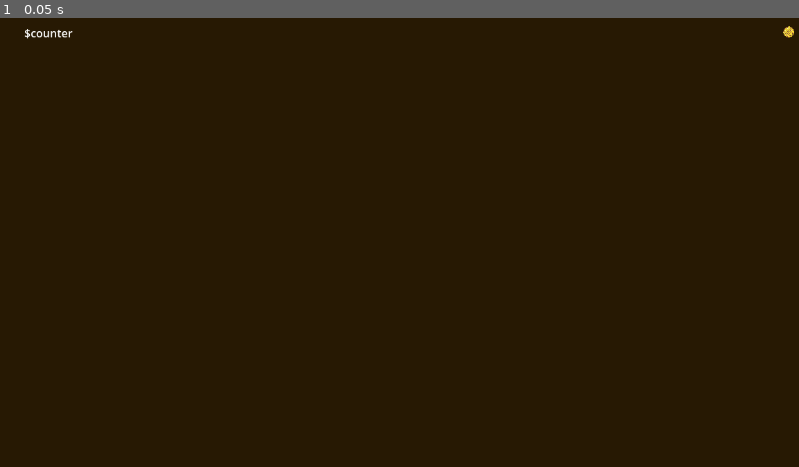
Above: before the commit, frame 1.
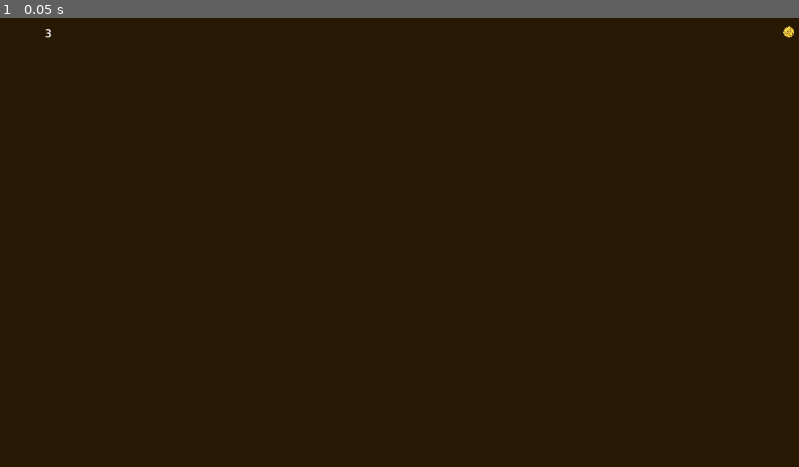
Above: after the commit, the same moment.

Repository: daedaebae/Econoverse
Game: Godot game, scene res://scenes/MAIN.tscn
Same seed, same stepped clock (60 frames per second), same inputs: the game is played once before the commit and once after it.
Inputs:
- Up to frame 1 (0.05 s): no input

The runs differ from the first frame. In frame 1, less than 0.1% of the frame differs, in the area x 3-10%, y 2-5%.
Error before the commit: Invalid assignment of property or key 'text' with value of type 'String' on a base object of type 'null instance'. (res://scripts/worldclock.gd:22)

Commit message:
replaced music, corrected scene bug

Diff:
--- a/econograph/NOTES.tscn
+++ b/econograph/NOTES.tscn
@@ -11,7 +11,7 @@
 size_flags_vertical = 6
 
 [node name="ColorRect" type="ColorRect" parent="."]
-custom_minimum_size = Vector2(4000, 4000)
+custom_minimum_size = Vector2(8000, 6000)
 layout_mode = 1
 anchors_preset = -1
 anchor_left = -0.191
--- a/econograph/scenes/MAIN.tscn
+++ b/econograph/scenes/MAIN.tscn
@@ -1,7 +1,7 @@
 [gd_scene load_steps=4 format=3 uid="uid://qdn2ymj50ymd"]
 
 [ext_resource type="Script" uid="uid://b6s6qj2wlkhdh" path="res://scripts/worldclock.gd" id="1_apk53"]
-[ext_resource type="AudioStream" uid="uid://dk84bwd8fdxvl" path="res://assets/audio/Chill in the Grove remix v1.2.mp3" id="2_08hpn"]
+[ext_resource type="AudioStream" uid="uid://dxwfy8a7tlt24" path="res://assets/audio/music/Echoes of Time.mp3" id="2_08hpn"]
 [ext_resource type="Texture2D" uid="uid://3gkx1penpm4a" path="res://assets/image/coin.png" id="3_08hpn"]
 
 [node name="Main" type="Control"]
--- a/econograph/scripts/worldclock.gd
+++ b/econograph/scripts/worldclock.gd
@@ -1,5 +1,5 @@
 extends Node
-@onready var world_clock: Label = $WorldClock
+@onready var world_clock: Label = $TimeModule/WorldClock
 
 var counter = 0
 var eventtimer = Timer.new()
Not shown, removed: econograph/assets/audio/Chill in the Grove remix v1.2.mp3.import
Not shown, added: econograph/assets/audio/music/Chill in the Grove remix v1.2.mp3.import
Not shown, added: econograph/assets/audio/music/Echoes of Time.mp3.import
Not shown, added: econograph/assets/audio/music/Chill in the Grove remix v1.2.mp3
Not shown, added: econograph/assets/audio/music/Echoes of Time.mp3
